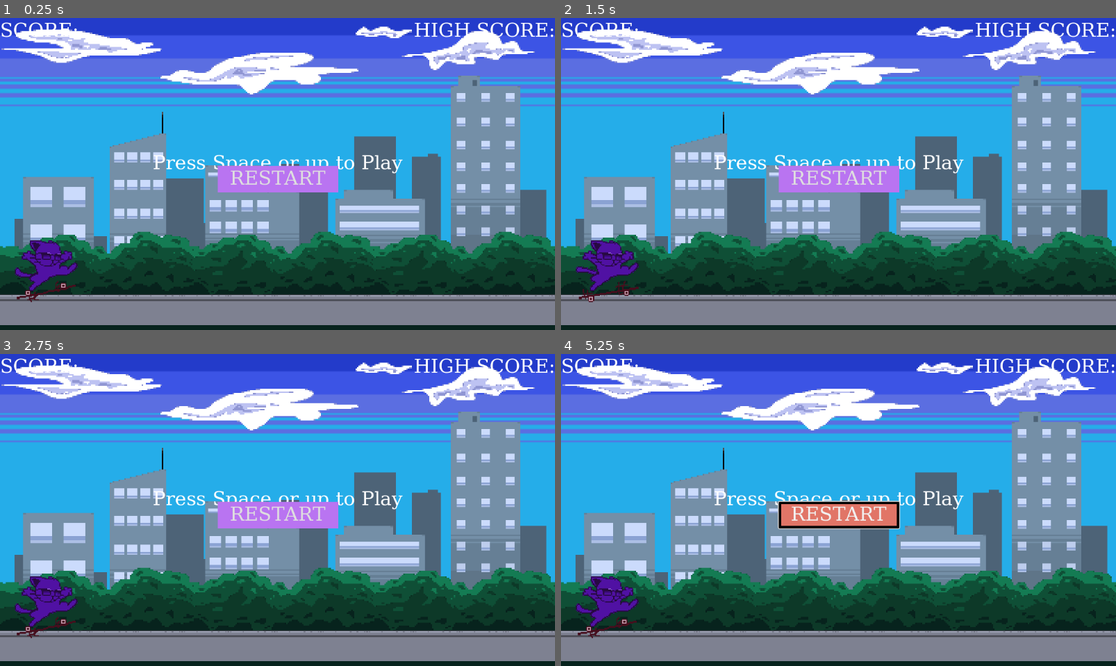
Above: before the commit, frames 1-4 (two rows, left to right).
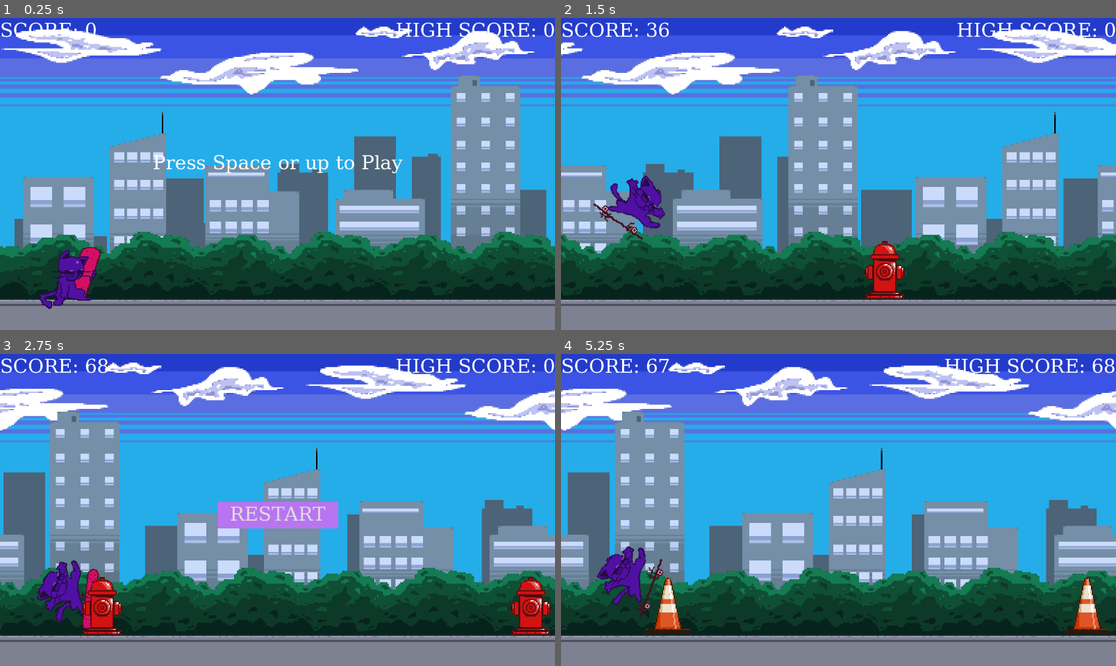
Above: after the commit, the same moments.

Repository: Simgaems64/Cool-Cat-skateboarding-game
Game: Godot game, scene res://Scenes/Main.tscn
Two runs of this game, one before a commit and one after it. Both use one fixed random seed, a clock stepped at 60 frames per second and the inputs below.
Inputs (mouse positions are in pixels of both pictures, inside the frame that each line leads up to):
- Up to frame 1 (0.25 s): no input
- Up to frame 2 (1.5 s): tap Space at 0.5, 1.25 s; hold Enter (ui_accept) 0.53-1.28 s; hold Right (ui_right) from 0.53 s (still down); tap Enter (ui_accept) at 1.35 s
- Up to frame 3 (2.75 s): tap Enter (ui_accept) at 1.52, 1.82 s; tap Space at 2 s; release Right (ui_right) at 2.03 s; hold Left (ui_left) from 2.03 s (still down); hold Enter (ui_accept) from 2.03 s (still down)
- Up to frame 4 (5.25 s): release Left (ui_left) at 2.75 s; release Enter (ui_accept) at 2.75 s; click (838, 516) at 2.75 s, where only the run after the commit has a clickable "RESTART"; tap Space at 3.5, 4.25, 5 s; hold Right (ui_right) 3.53-5.03 s; tap Enter (ui_accept) at 3.6, 3.77, 4.07, 5.1 s; hold Enter (ui_accept) 4.28-5.03 s; hold Left (ui_left) from 5.03 s (still down)

The runs differ from the first frame. In frame 1, 8.3% of the frame differs, in the area x 0-100%, y 1-100%; in frame 2, 44%; in frame 3, 46%; in frame 4, 48%.
Error before the commit: Parse Error: Preload file "res://Scenes/Placeholder_Pat.tscn" does not exist. (res://Scripts/main.gd:6)

Commit message:
Add files via upload

Diff:
--- a/cool-cat-skateboarding-game-main/Scripts/main.gd
+++ b/cool-cat-skateboarding-game-main/Scripts/main.gd
@@ -3,8 +3,10 @@
 #preload obstacles
 var fire_hydrant_scene = preload("res://Scenes/Fire_Hydrant.tscn")
 var pigeon_scene = preload("res://Scenes/pigeon.tscn")
-var placeholder_pat_scene = preload("res://Scenes/Placeholder_Pat.tscn")
-var obstacle_types := [fire_hydrant_scene, placeholder_pat_scene]
+var traffic_cone_scene = preload("res://Scenes/traffic_cone.tscn")
+var short_rail_scene = preload("res://Assets/Grind_Rail_Short.png")
+var long_rail_scene = preload("res://Assets/Grind_Rail_Long.png")
+var obstacle_types := [fire_hydrant_scene,traffic_cone_scene]
 var obstacles : Array
 var bird_heights := [200, 390]
 
@@ -21,6 +23,7 @@
 var ground_height : int
 var score : int
 var dive_score_bonus : int = 1000
+var trick_score_bonus : int = 500  # bonus per 360 rotation
 var high_score : int = 0
 const SCORE_MODIFIER : int = 30
 var game_running : bool
@@ -31,8 +34,18 @@
 	screen_size = get_window().size
 	ground_height = $Ground.get_node("Sprite2D").texture.get_height()
 	$GameOver.get_node("RestartButton").pressed.connect(new_game)
+
+	# Connect the trick signal from the player
+	$"Skateboard Cat".trick_completed.connect(_on_trick_completed)
+
 	new_game()
 
+func _on_trick_completed(rotation_count):
+	# Award points for each completed 360
+	score += trick_score_bonus
+	show_score()
+	# Optional: play a sound effect or show visual feedback
+	print("Trick completed! Total 360s this jump: ", rotation_count)
 
 func new_game():
 	$"Skateboard Cat/AnimatedSprite2D".play("Idle")
@@ -52,6 +65,7 @@
 	#reset the nodes
 	$"Skateboard Cat".position = CAT_START_POS
 	$"Skateboard Cat".velocity = Vector2i(0,0)
+	$"Skateboard Cat".rotation_degrees = 0  # reset rotation on new game
 	$Camera2D.position = CAM_START_POS
 	$Ground.position = Vector2i(0,0)
 
--- a/cool-cat-skateboarding-game-main/Scripts/skateboard_cat.gd
+++ b/cool-cat-skateboarding-game-main/Scripts/skateboard_cat.gd
@@ -6,7 +6,7 @@
 var diving : bool
 var is_ready : bool = true
 
-#Rotation/trick variables
+# Rotation/trick variables
 var rotation_speed : float = 360.0  # degrees per second when rotating
 var is_rotating : bool = false
 var total_rotation : float = 0.0  # tracks cumulative rotation in degrees
@@ -18,9 +18,10 @@
 # Called every frame. "delta" is the elapsed time since the previous frame in game
 func _physics_process(delta):
 	velocity.y += GRAVITY * delta
+
 	if is_on_floor():
 		diving = false
-	# reset rotation when landing
+		# Reset rotation when landing
 		if can_rotate:
 			reset_rotation()
 			can_rotate = false
@@ -31,12 +32,18 @@
 			if Input.is_action_pressed("ui_accept") or Input.is_action_pressed("ui_up"):
 				velocity.y = JUMP_SPEED
 				$JumpSound.play()
-				can_rotate = true # enable rotation when jumping
+				can_rotate = true  # enable rotation when jumping
 			else:
 				$"AnimatedSprite2D".play("Skateboarding")
 	else:
-			$"AnimatedSprite2D".play("Jump")
-			# Handle rotation when in the air (using left/right arrow keys)
+		$"AnimatedSprite2D".play("Jump")
+
+		# Handle rotation in air (using left/right keys)
+		if can_rotate:
+			if Input.is_action_pressed("ui_left"):
+				rotate_player(delta, -2)
+			elif Input.is_action_pressed("ui_right"):
+				rotate_player(delta, 2)
 
 	if Input.is_action_just_pressed("ui_down") && is_ready == true:
 		is_ready = false
@@ -44,8 +51,23 @@
 		velocity.y = dive_speed
 		$DiveCooldown.start()
 
+	move_and_slide()
 
-	move_and_slide()
+func rotate_player(delta, direction):
+	is_rotating = true
+	var rotation_this_frame = rotation_speed * delta * direction
+
+	# Apply visual rotation
+	rotation_degrees += rotation_this_frame
+
+	# Track total rotation (absolute value)
+	total_rotation += abs(rotation_this_frame)
+
+	# Check if we've completed a full 360
+	if total_rotation >= 360.0:
+		completed_360s += 1
+		total_rotation -= 360.0  # keep remainder
+		emit_signal("trick_completed", completed_360s)
 
 func reset_rotation():
 	# Snap rotation back to 0 when landing
